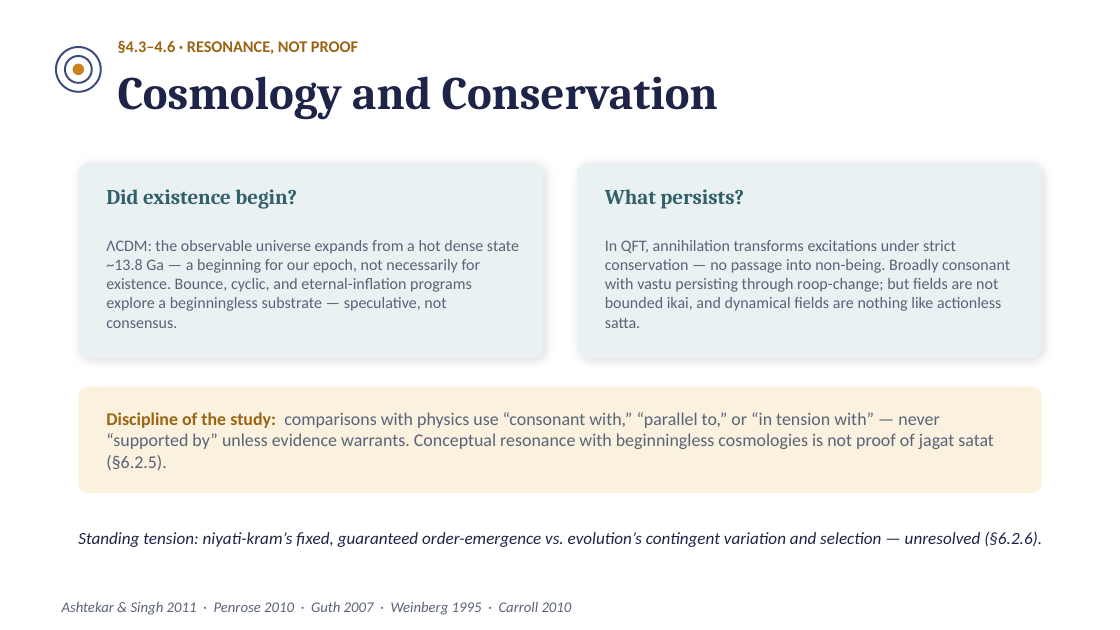
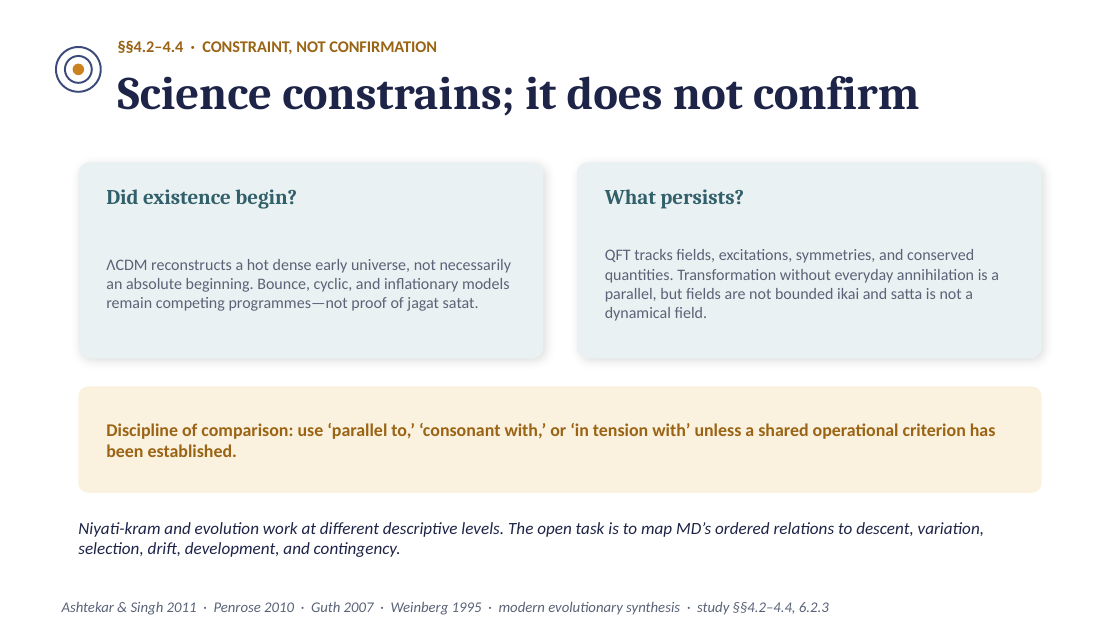
Before and after one commit to raghavamohan/AnalyticMadhyasthDarshan, a slide deck: slide 8 of Studies/The-Ontology-of-Coexistence/Coexistence-in-Comparison-MD-vs-Advaita-Philosophy-Science.pptx. Drawn at 1120x630 pixels with LibreOffice and Linux fonts; fonts in the diff are those of the drawing. Boxes give left, top, right and bottom in pixels: in the first picture for what was removed or moved away, otherwise in the second. Text is boxed around its words. In the diff, an @@ line names an element or a change of style, - is before the commit and + after.

Commit message:
Synchronize ontology comparison deck

```diff
--- a/Studies/The-Ontology-of-Coexistence/Coexistence-in-Comparison-MD-vs-Advaita-Philosophy-Science.pptx
+++ b/Studies/The-Ontology-of-Coexistence/Coexistence-in-Comparison-MD-vs-Advaita-Philosophy-Science.pptx
@@ text at (118, 40, 437, 54): text changed @@
-§4.3–4.6 · RESONANCE, NOT PROOF
+§§4.2–4.4 · CONSTRAINT, NOT CONFIRMATION
@@ text at (118, 76, 919, 116): text changed @@
-Cosmology and Conservation
+Science constrains; it does not confirm
@@ text at (106, 259, 512, 311): text changed @@
-ΛCDM: the observable universe expands from a hot dense state ~13.8 Ga — a beginning for our epoch, not necessarily for existence. Bounce, cyclic, and eternal-inflation programs explore a beginningless substrate — speculative, not consensus.
+ΛCDM reconstructs a hot dense early universe, not necessarily an absolute beginning. Bounce, cyclic, and inflationary models remain competing programmes—not proof of jagat satat.
@@ text at (605, 249, 999, 321): text changed @@
-In QFT, annihilation transforms excitations under strict conservation — no passage into non-being. Broadly consonant with vastu persisting through roop-change; but fields are not bounded ikai, and dynamical fields are nothing like actionless satta.
+QFT tracks fields, excitations, symmetries, and conserved quantities. Transformation without everyday annihilation is a parallel, but fields are not bounded ikai and satta is not a dynamical field.
@@ text at (106, 423, 996, 457): text changed; text colour #5A6377 to #9A6414; bold on @@
-Discipline of the study: comparisons with physics use “consonant with,” “parallel to,” or “in tension with” — never “supported by” unless evidence warrants. Conceptual resonance with beginningless cosmologies is not proof of jagat satat (§6.2.5).
+Discipline of comparison: use ‘parallel to,’ ‘consonant with,’ or ‘in tension with’ unless a shared operational criterion has been established.
@@ text at (78, 522, 984, 557): text changed @@
-Standing tension: niyati-kram’s fixed, guaranteed order-emergence vs. evolution’s contingent variation and selection — unresolved (§6.2.6).
+Niyati-kram and evolution work at different descriptive levels. The open task is to map MD’s ordered relations to descent, variation, selection, drift, development, and contingency.
@@ text at (62, 601, 829, 615): text changed @@
-Ashtekar & Singh 2011 · Penrose 2010 · Guth 2007 · Weinberg 1995 · Carroll 2010
+Ashtekar & Singh 2011 · Penrose 2010 · Guth 2007 · Weinberg 1995 · modern evolutionary synthesis · study §§4.2–4.4, 6.2.3
```
Also in this commit, not shown: 8 other slides changed, 9 slides added, 7 slides removed.
